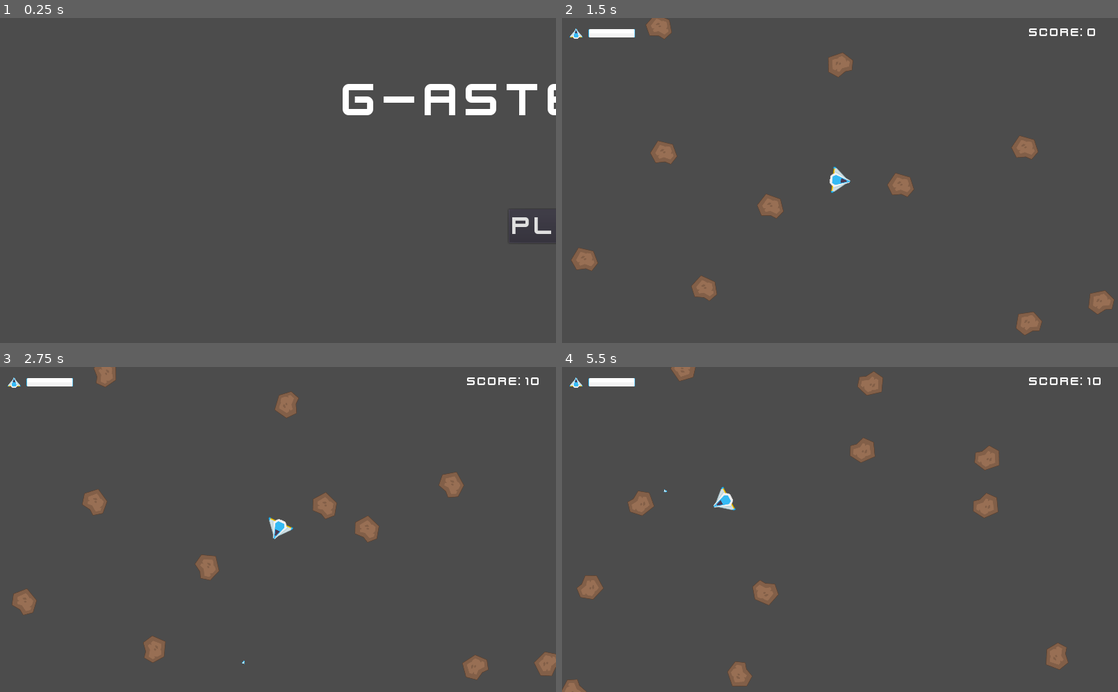
Above: before the commit, frames 1-4 (two rows, left to right).
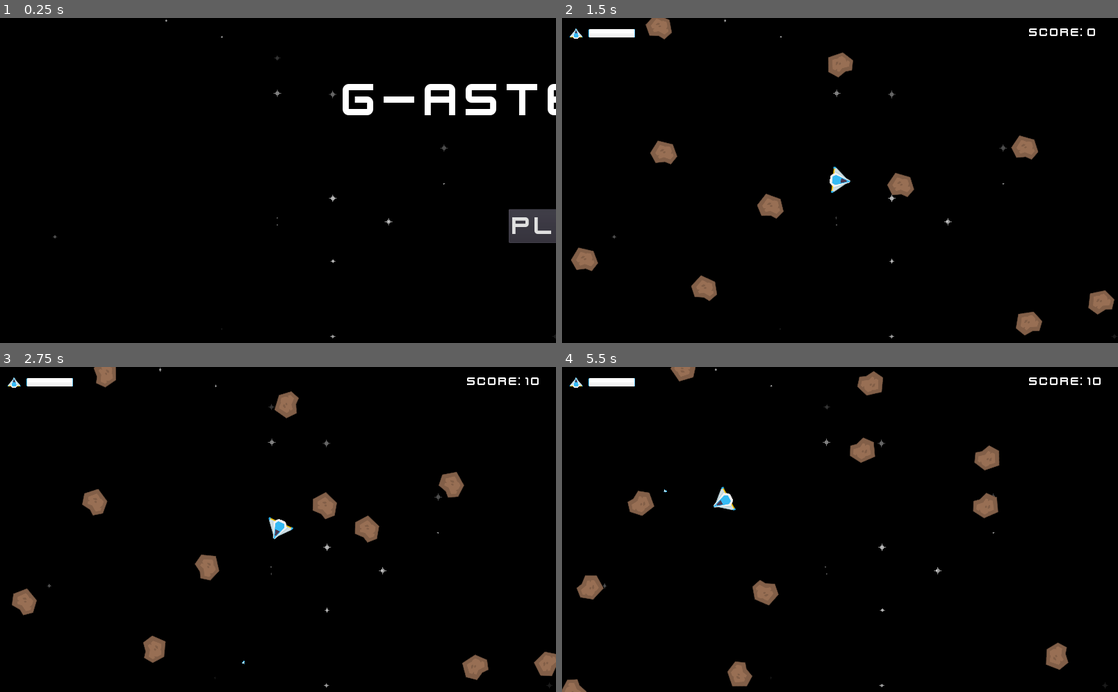
Above: after the commit, the same moments.

Repository: cscazorla/godot-asteroids
Game: Godot game, scene res://scenes/Main.tscn
The game is run twice, just before and just after one commit, with the same random seed, the same clock (stepped at 60 frames per second) and the same inputs.
Inputs:
- Up to frame 1 (0.25 s): no input
- Up to frame 2 (1.5 s): click "Play" at 0.5 s; hold Right (ui_right) from 1.28 s (still down)
- Up to frame 3 (2.75 s): tap Space (ui_select) at 1.52, 2.27 s; release Right (ui_right) at 2.03 s; hold Left (ui_left) from 2.03 s (still down)
- Up to frame 4 (5.5 s): release Left (ui_left) at 2.78 s; hold Right (ui_right) 2.78-3.53 s; hold Up (ui_up) 3.53-4.28 s; tap Space (ui_select) at 3.77, 4.52, 5.27 s; hold Left (ui_left) from 4.28 s (still down)

The runs differ from the first frame. In frame 1, 98% of the frame differs, in the area x 0-100%, y 0-100%; in frame 2, 97%; in frame 3, 97%; in frame 4, 97%.

Commit message:
Basic starfield effect for the background

Diff:
--- a/scenes/Main.tscn
+++ b/scenes/Main.tscn
@@ -1,8 +1,9 @@
-[gd_scene load_steps=4 format=2]
+[gd_scene load_steps=5 format=2]
 
 [ext_resource path="res://scenes/UI/Screens.tscn" type="PackedScene" id=1]
 [ext_resource path="res://scenes/ShakeCamera.tscn" type="PackedScene" id=2]
 [ext_resource path="res://scenes/Main.gd" type="Script" id=3]
+[ext_resource path="res://scenes/Starfield.tscn" type="PackedScene" id=4]
 
 [node name="Main" type="Node2D"]
 script = ExtResource( 3 )
@@ -12,3 +13,5 @@
 [node name="ShakeCamera" parent="." instance=ExtResource( 2 )]
 position = Vector2( 512, 300 )
 current = true
+
+[node name="Starfield" parent="." instance=ExtResource( 4 )]
--- /dev/null
+++ b/scenes/Starfield.gd
@@ -0,0 +1,37 @@
+extends Node2D
+
+export (int) var total_items = 20
+
+export var textures = [
+	preload("res://assets/PNG/Effects/star2.png"),
+]
+
+var items = []
+var screen_size
+
+func _ready():
+	randomize()
+	screen_size = get_viewport_rect().size
+	var max_height = int(screen_size.y)
+	var total_textures = textures.size()
+	for n in total_items:
+		var x_offset = (randi() % 10) / 10.0
+		var scale_size = (0.2 + (randi() % 5)/ 10.0)
+		var modulation = (randi() % 8) / 10.0
+
+		var spr = Sprite.new()
+		spr.texture = textures[randi() % total_textures]
+		spr.position = Vector2(screen_size.x * x_offset, randi() % max_height)
+		spr.scale = Vector2.ONE * scale_size
+		spr.modulate.a = modulation
+		add_child(spr)
+		items.push_back(spr)
+
+func _physics_process(delta):
+	for item in items:
+		var speed_x = randi() % 10
+		item.position += Vector2(-speed_x,0) * delta
+
+		# World boundaries
+		item.position.x = wrapf(item.position.x, 0, screen_size.x)
+		item.position.y = wrapf(item.position.y, 0, screen_size.y)
--- /dev/null
+++ b/scenes/Starfield.tscn
@@ -0,0 +1,15 @@
+[gd_scene load_steps=2 format=2]
+
+[ext_resource path="res://scenes/Starfield.gd" type="Script" id=1]
+
+[node name="Starfield" type="Node2D"]
+script = ExtResource( 1 )
+
+[node name="ColorRect" type="ColorRect" parent="."]
+margin_right = 1.0
+margin_bottom = 1.0
+rect_scale = Vector2( 1024, 600 )
+color = Color( 0, 0, 0, 1 )
+__meta__ = {
+"_edit_use_anchors_": false
+}
Not shown, changed: README.md
